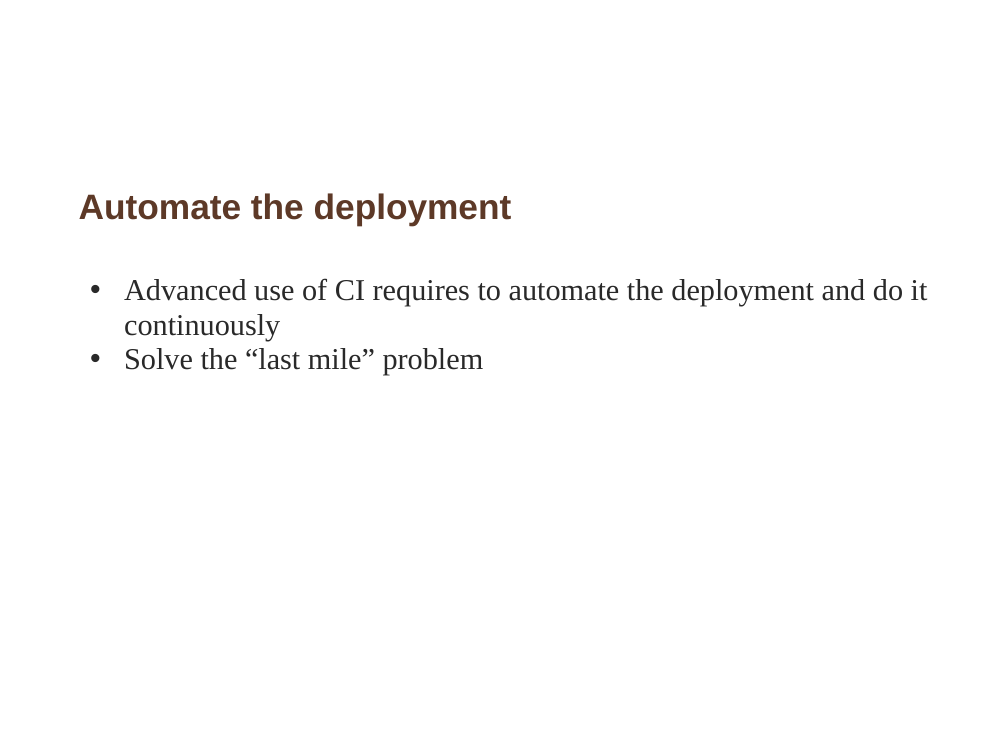
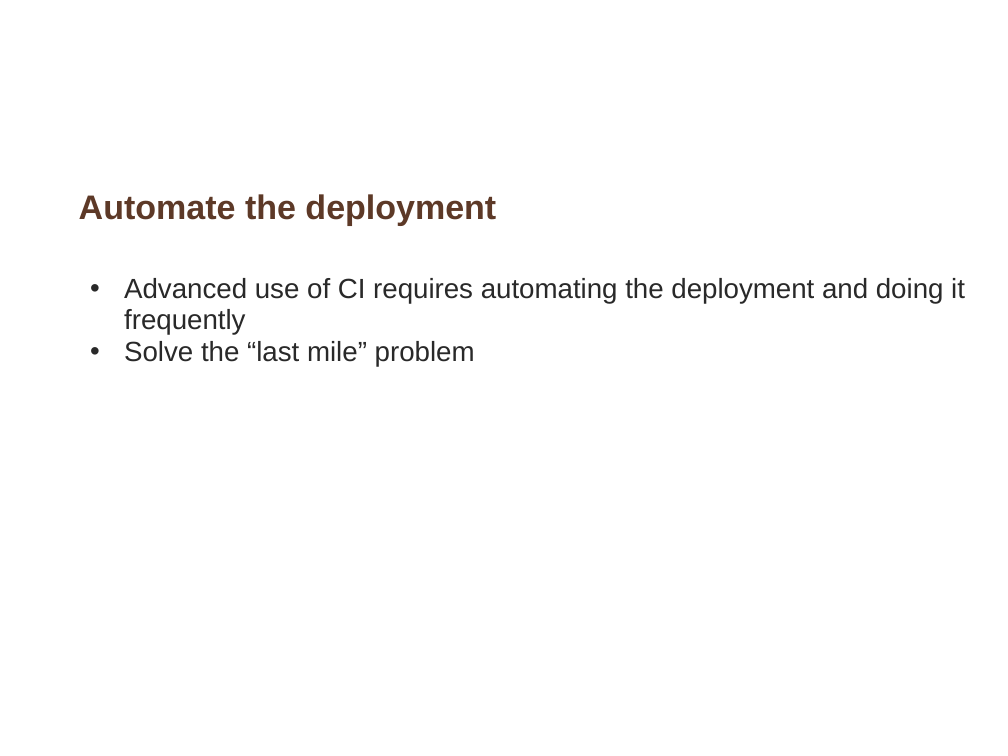
Before and after one commit to whimet/cruisetraining, a slide deck: slide 13 of Introduction_continuous_integration.ppt. Drawn at 1008x756 pixels with LibreOffice and Linux fonts; fonts in the diff are those of the drawing; background and template pictures are left out. Boxes give left, top, right and bottom in pixels: in the first picture for what was removed or moved away, otherwise in the second. Text is boxed around its words. In the diff, an @@ line names an element or a change of style, - is before the commit and + after.

Commit message:
Minor fix

```diff
--- a/Introduction_continuous_integration.ppt
+++ b/Introduction_continuous_integration.ppt
@@ title "Automate the deployment" at bbox=[79, 194, 496, 225]: size 28 to 27 pt @@
@@ text at bbox=[124, 278, 965, 335]: text changed; size 24 to 22 pt; font Times New Roman to Arial @@
-  • Advanced use of CI requires to automate the deployment and do it continuously
+  • Advanced use of CI requires automating the deployment and doing it frequently
@@ text at bbox=[124, 341, 475, 366]: size 24 to 22 pt, font Times New Roman to Arial in "Solve the “last mile” problem" @@
```
Also in this commit, not shown: 1 other slide changed.
